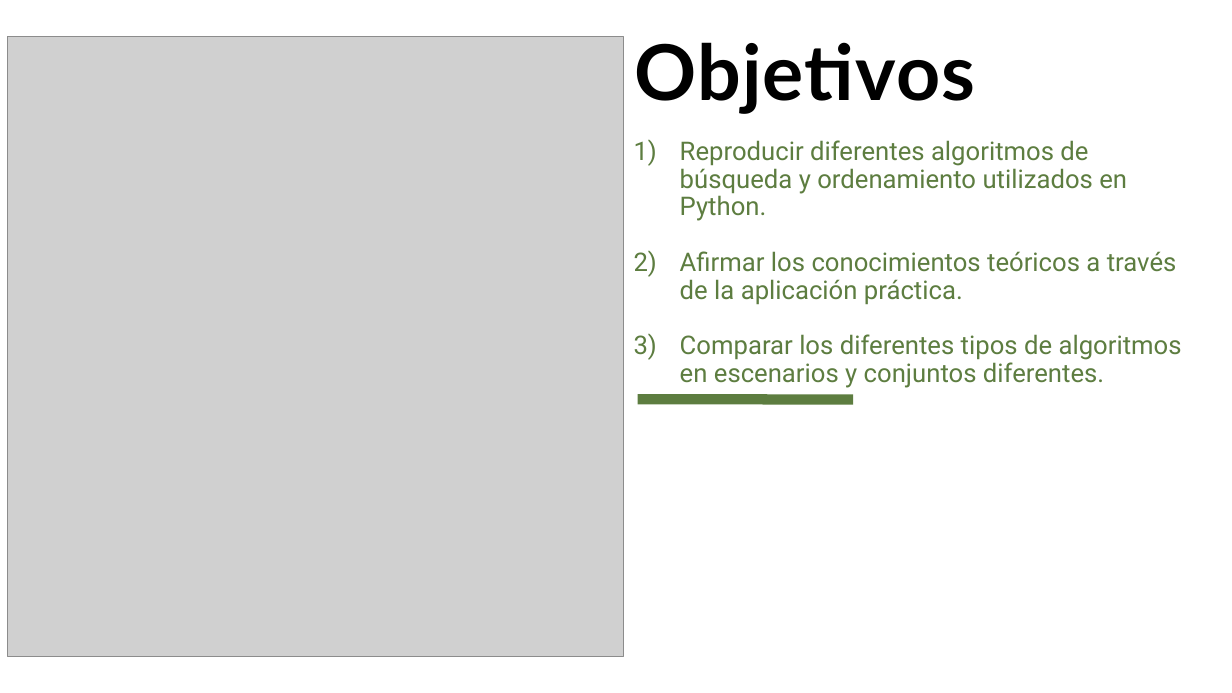
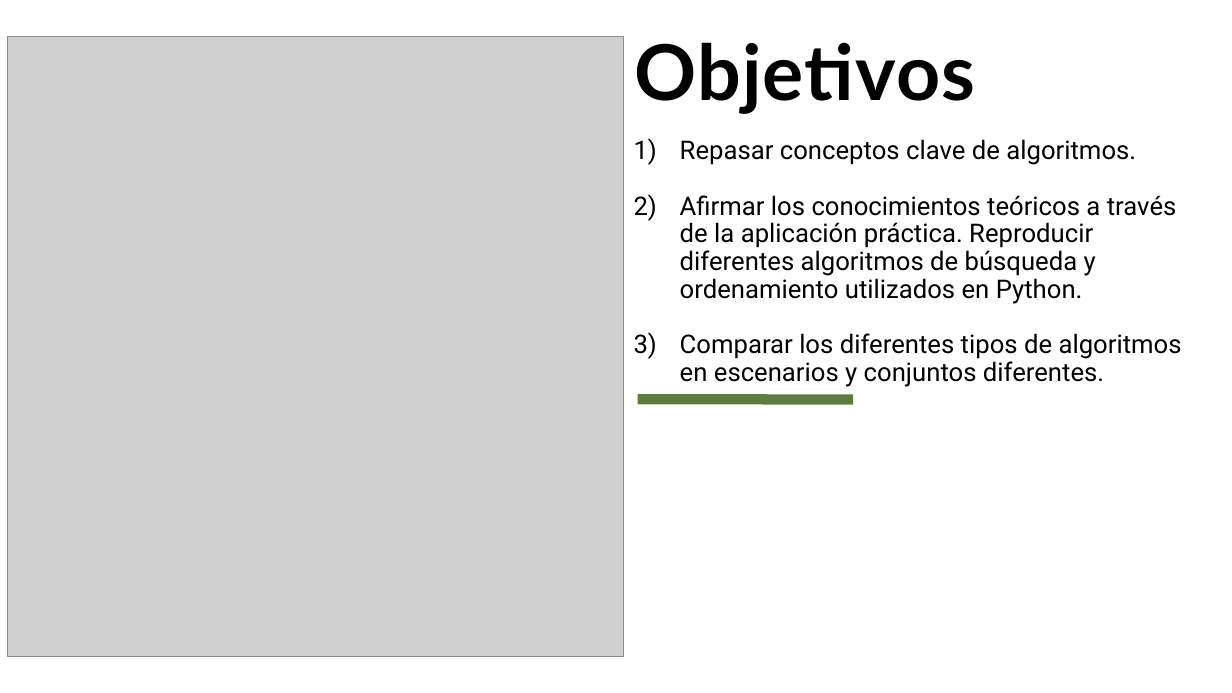
Before and after one commit to raguirre-wsc/UTN-TUPaD-P1, a slide deck: slide 2 of Trabajo Final Integrador Programación 1/Programacion 1 - TP Final Integrador - Rodrigo Aguirre y Fernando Aguillón.pptx. Drawn at 1232x693 pixels with LibreOffice and Linux fonts; fonts in the diff are those of the drawing; grey boxes stand for pictures. Boxes give left, top, right and bottom in pixels: in the first picture for what was removed or moved away, otherwise in the second. Text is boxed around its words. In the diff, an @@ line names an element or a change of style, - is before the commit and + after.

```diff
--- a/Trabajo Final Integrador Programación 1/Programacion 1 - TP Final Integrador - Rodrigo Aguirre y Fernando Aguillón.pptx
+++ b/Trabajo Final Integrador Programación 1/Programacion 1 - TP Final Integrador - Rodrigo Aguirre y Fernando Aguillón.pptx
@@ text at box(680, 139, 1177, 304): text changed; text colour #5D7D40 to #000000 @@
-1) Reproducir diferentes algoritmos de búsqueda y ordenamiento utilizados en Python.
-2) Afirmar los conocimientos teóricos a través de la aplicación práctica.
+1) Repasar conceptos clave de algoritmos.
+2) Afirmar los conocimientos teóricos a través de la aplicación práctica. Reproducir diferentes algoritmos de búsqueda y ordenamiento utilizados en Python.
@@ text at box(680, 333, 1182, 387): text colour #5D7D40 to #000000 in "Comparar los diferentes tipos de algoritmos en ..." @@
```
Also in this commit, not shown: 2 other slides changed, 3 slides added, 3 slides removed, 4 other files.
